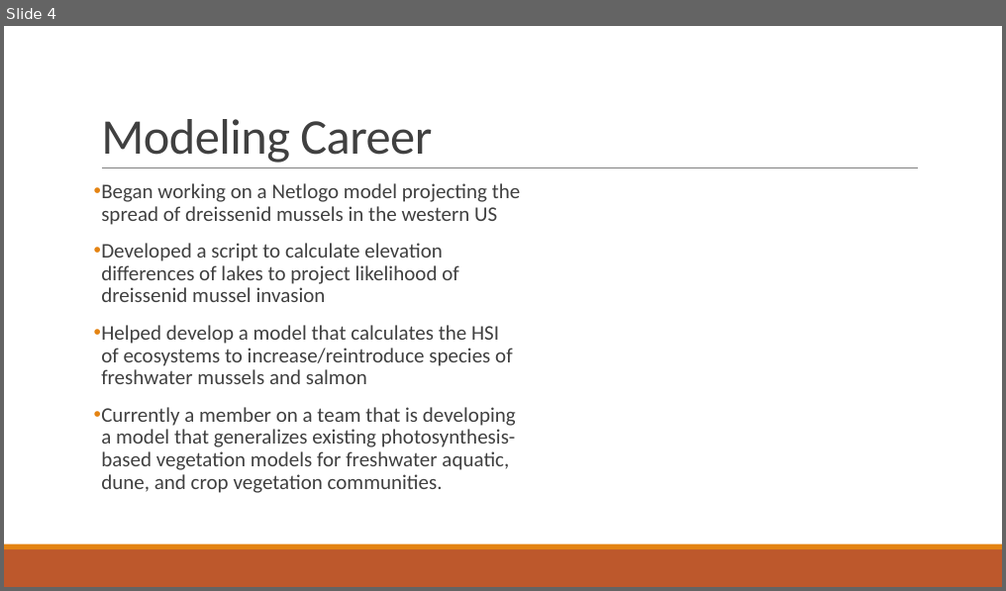
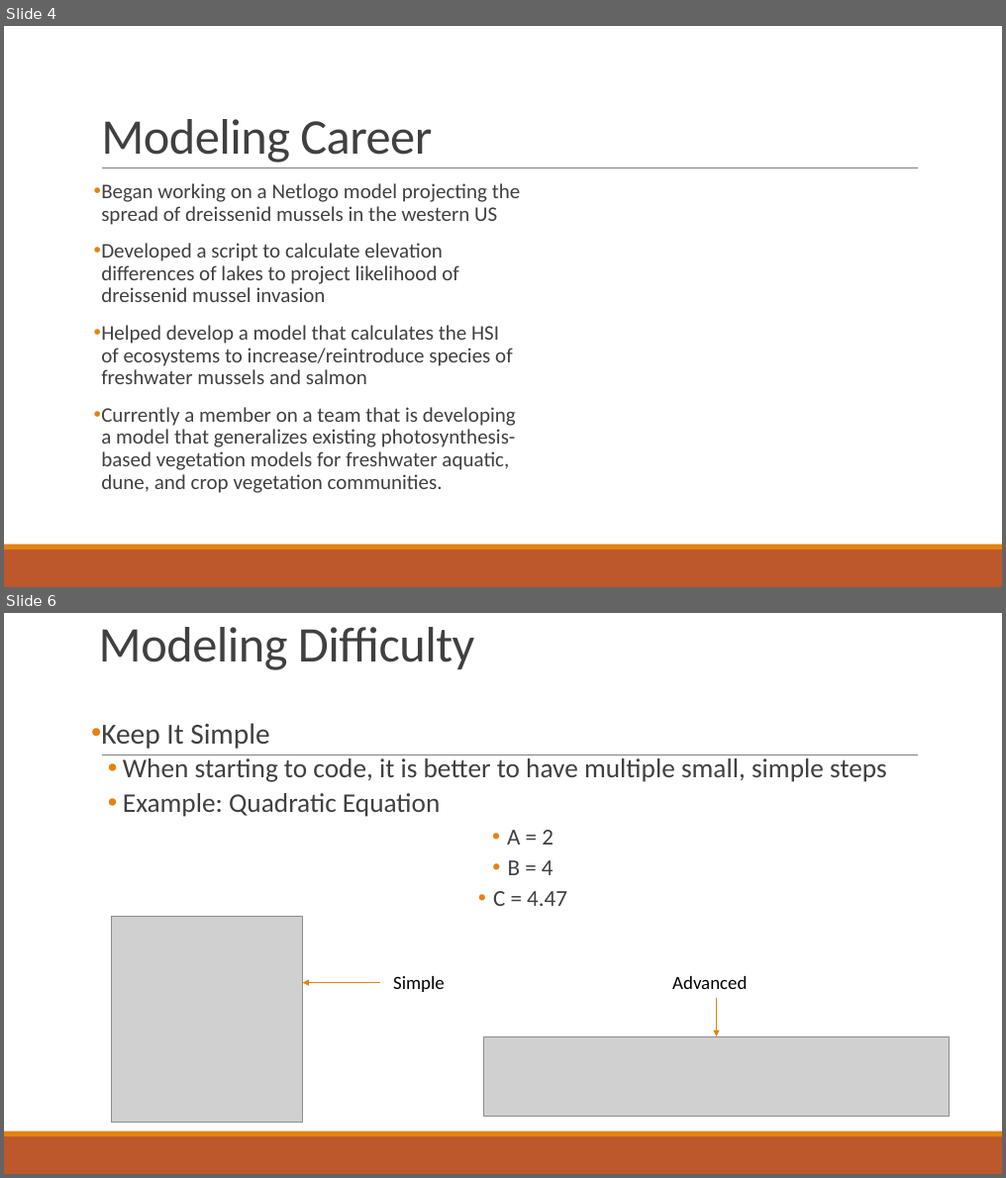
Before and after one commit to cccarrillo/OSU_Course, a slide deck: Lectures/Becoming_a_Modeler.pptx. Shown one above the other, each under a label of ours: slide 4 before the commit, slides 4 and 6 after it; the slides between them are not shown. The pictures are 1006x591 and 1006x1178 pixels, drawn with LibreOffice and Linux fonts; fonts in the diff are those of the drawing; grey boxes stand for pictures. Boxes give left, top, right and bottom in pixels: in the first picture for what was removed or moved away, otherwise in the second. Text is boxed around its words. In the diff, an @@ line names an element or a change of style, - is before the commit and + after.

Commit message:
Carra adding the latest class book examples and the lecture for her presentation

```diff
--- a/Lectures/Becoming_a_Modeler.pptx
+++ b/Lectures/Becoming_a_Modeler.pptx
@@ slide 6 added at [4,613,1002,1174], background #FFFFFF; not listed: 3 template elements that a slide beside it also shows @@
@@ title added at [99,627,475,670], 48 pt, text #404040 @@
+Modeling Difficulty
@@ text added at [101,723,887,906], 26 pt, text #404040 @@
+• Keep It Simple
+  • When starting to code, it is better to have multiple small, simple steps
+  • Example: Quadratic Equation
+    • A = 2
+    • B = 4
+    • C = 4.47
@@ picture added at [112,917,303,1123] @@
@@ arrow added from (380, 983) to (303, 983), #E48312 1 pt @@
@@ text added at [393,976,445,992], 18 pt, text #000000 @@
+Simple
@@ text added at [672,976,746,989], 18 pt, text #000000 @@
+Advanced
@@ arrow added from (717, 998) to (717, 1037), #E48312 1 pt @@
@@ picture added at [484,1037,949,1116] @@
```
Also in this commit, not shown: 1 slide changed, 8 other slides added, 1 slide removed, 2 other files.
